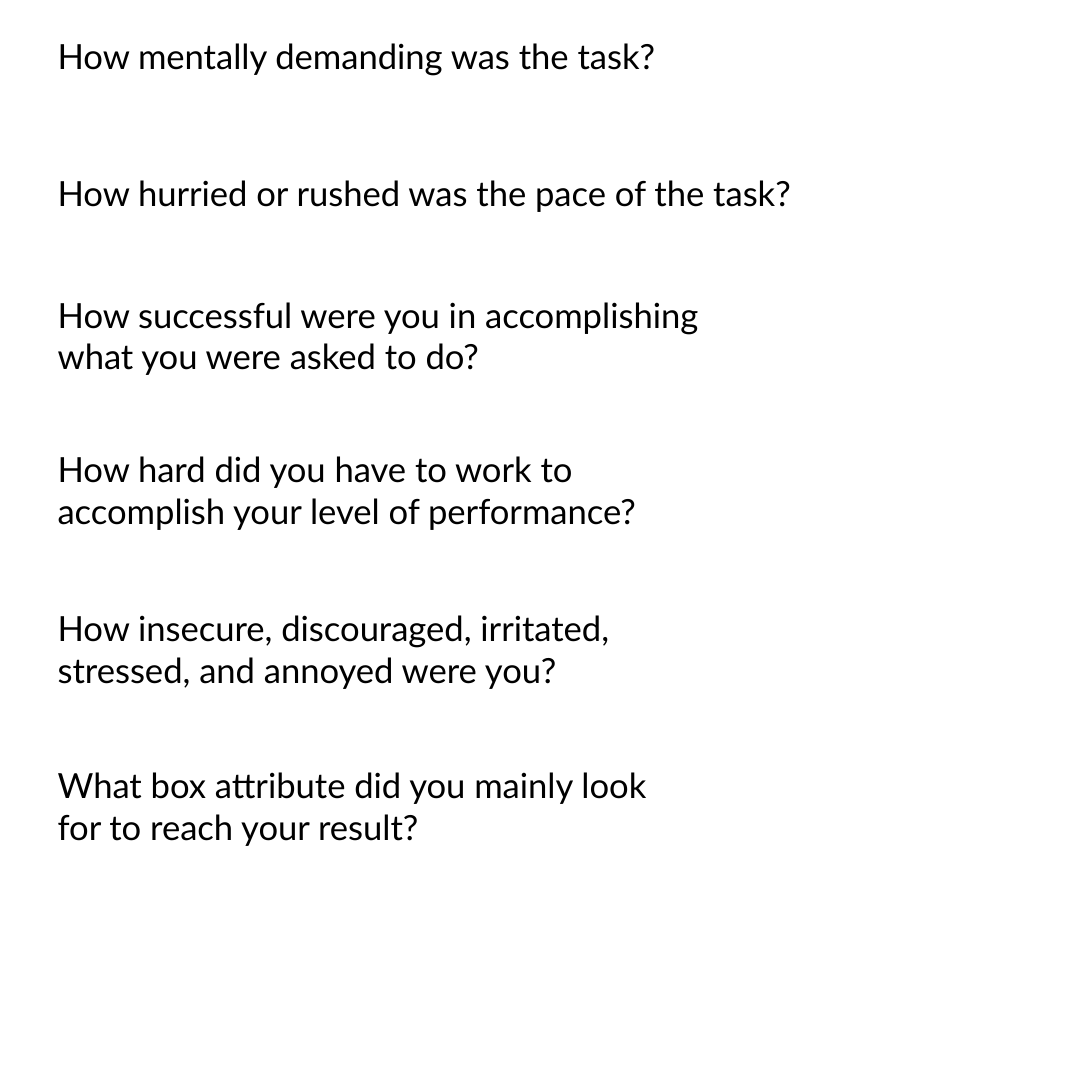
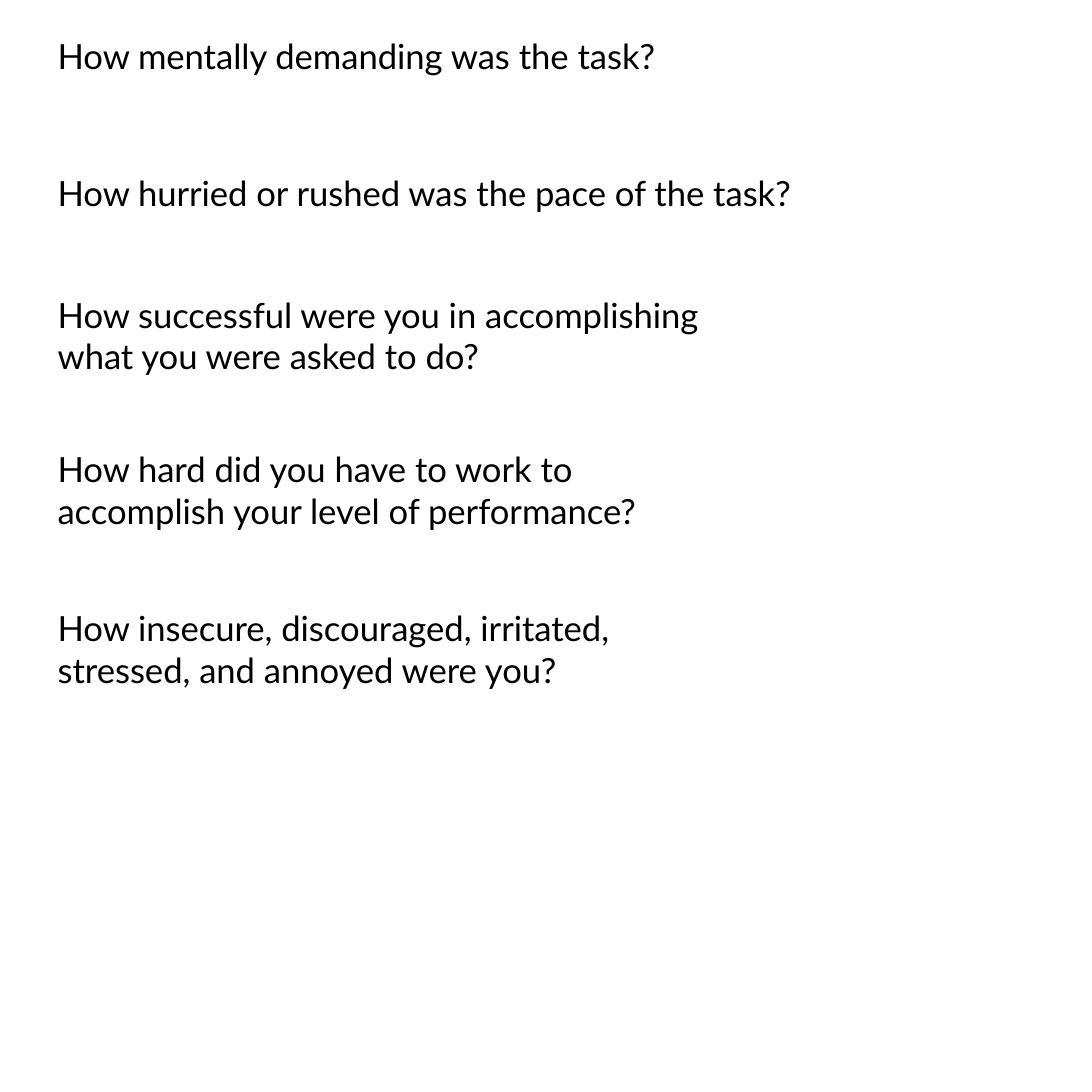
Before and after one commit to cgrossbaier/ThesisGit, a slide deck: slide 1 of figures/ProfilePlotLegend.pptx. Drawn at 1092x1092 pixels with LibreOffice and Linux fonts; fonts in the diff are those of the drawing. Boxes give left, top, right and bottom in pixels: in the first picture for what was removed or moved away, otherwise in the second. Text is boxed around its words. In the diff, an @@ line names an element or a change of style, - is before the commit and + after.

```diff
--- a/figures/ProfilePlotLegend.pptx
+++ b/figures/ProfilePlotLegend.pptx
@@ text removed at [58, 772, 646, 846] @@
-What box attribute did you mainly look
-for to reach your result?
```
Also in this commit, not shown: 26 other files.
